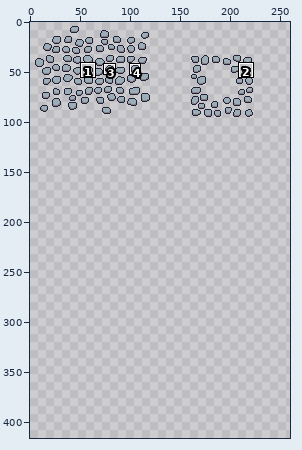
File history of a pixel-art file, objects/WIP/13/Floor Exploration/cobblestone1 .aseprite. Above, an overview of the earlier version with the close-up marked.
Close-up. As it was:
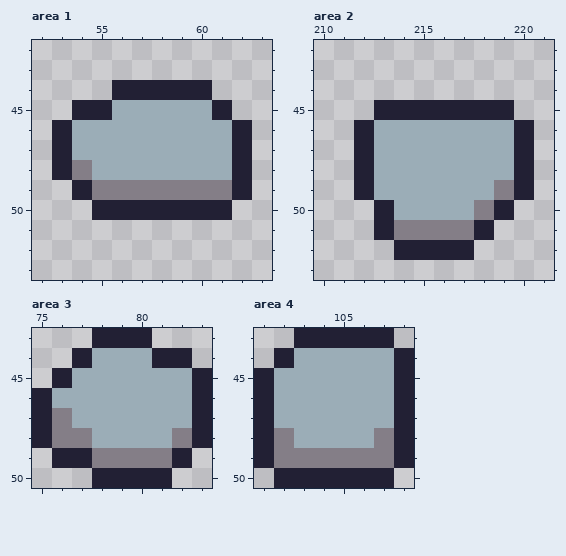
480x416 pixels, 1 frame. Colours within 5 levels of each other are drawn and written as one. Shown: area 1: x 52..63, y 42..53; area 2: x 210..221, y 42..53; area 3: x 75..83, y 43..50; area 4: x 101..108, y 43..50. The wide view leaves out empty margins. The commit also changed other parts of the picture, which this record leaves out.
The same view after the edit:
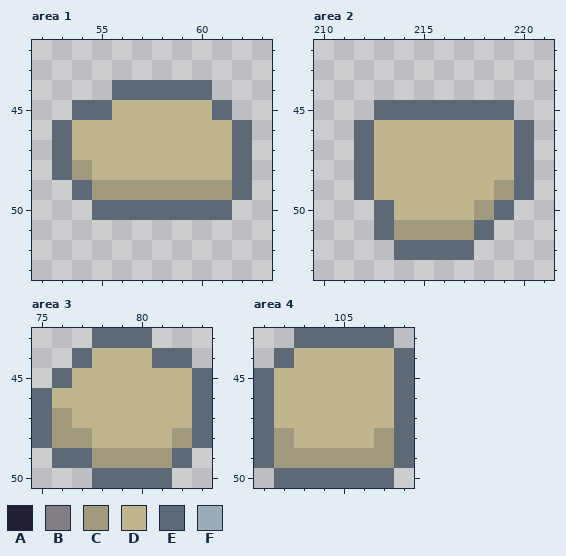
Palette (. is transparent): A #222034  B #847e87  C #a19a7f  D #c0b58c  E #5e6977  F #9badb7
Change:
Changed rows in their new state; - is an unchanged pixel.
Area 1:
first column x 53:
44 ---EEEEE--
45 -EEDDDDDE-
46 EDDDDDDDDE
47 EDDDDDDDDE
48 ECDDDDDDDE
49 -ECCCCCCCE
50 --EEEEEEE-
Area 2:
first column x 212:
45 -EEEEEEE-
46 EDDDDDDDE
47 EDDDDDDDE
48 EDDDDDDDE
49 EDDDDDDCE
50 -EDDDDCE-
51 -ECCCCE--
52 --EEEE---
Area 3:
first column x 75:
43 ---EEE---
44 --EDDDEE-
45 -EDDDDDDE
46 EDDDDDDDE
47 ECDDDDDDE
48 ECCDDDDCE
49 -EECCCCE-
50 ---EEEE--
Area 4:
first column x 101:
43 --EEEEE-
44 -EDDDDDE
45 EDDDDDDE
46 EDDDDDDE
47 EDDDDDDE
48 ECDDDDCE
49 ECCCCCCE
50 -EEEEEE-
Changed places in both close-ups, as pixel boxes (x1, y1, x2, y2):
changed: (52, 80, 252, 220)
changed: (354, 100, 534, 260)
changed: (32, 328, 212, 488)
changed: (254, 328, 414, 488)
